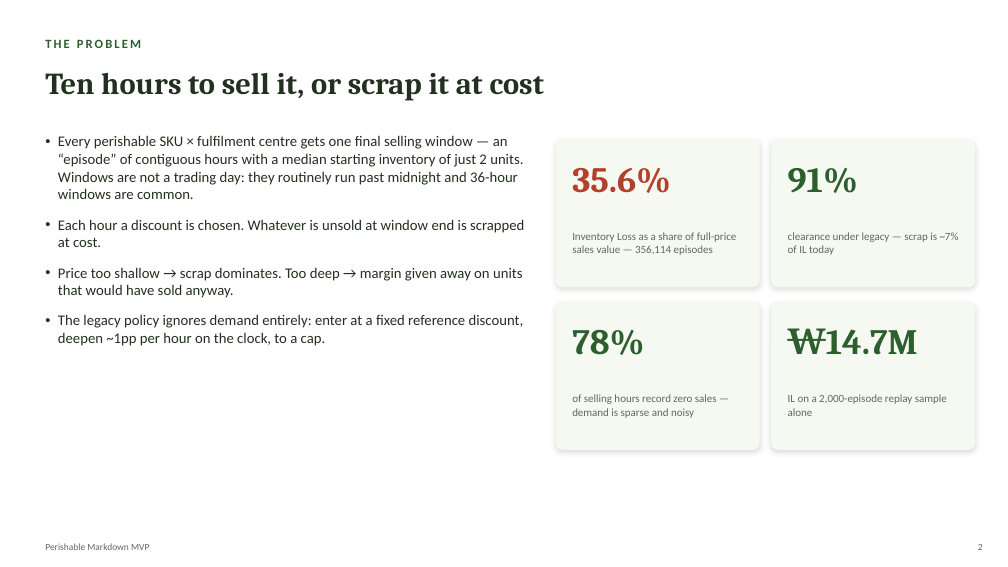
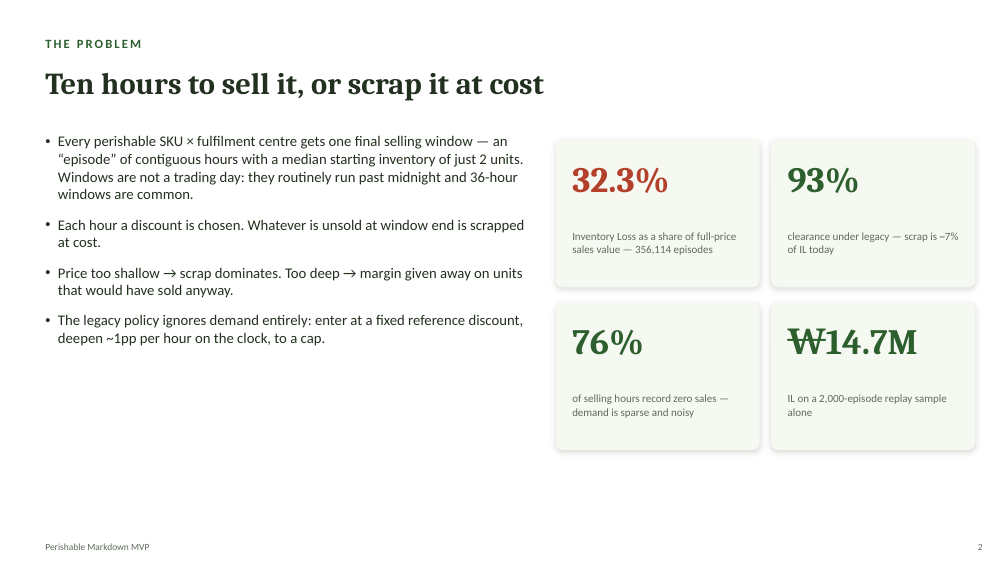
Before and after one commit to Kamalyunus/fresh-markdown, a slide deck: slide 2 of docs/perishable_markdown_tech_deck.pptx. Drawn at 1008x567 pixels with LibreOffice and Linux fonts; fonts in the diff are those of the drawing. Boxes give left, top, right and bottom in pixels: in the first picture for what was removed or moved away, otherwise in the second. Text is boxed around its words. In the diff, an @@ line names an element or a change of style, - is before the commit and + after.

```diff
--- a/docs/perishable_markdown_tech_deck.pptx
+++ b/docs/perishable_markdown_tech_deck.pptx
@@ text at [572, 168, 669, 193]: text changed @@
-35.6%
+32.3%
@@ text at [788, 168, 860, 193]: text changed @@
-91%
+93%
@@ text at [572, 330, 644, 355]: text changed @@
-78%
+76%
```
Also in this commit, not shown: 9 other slides changed, 4 other files.
